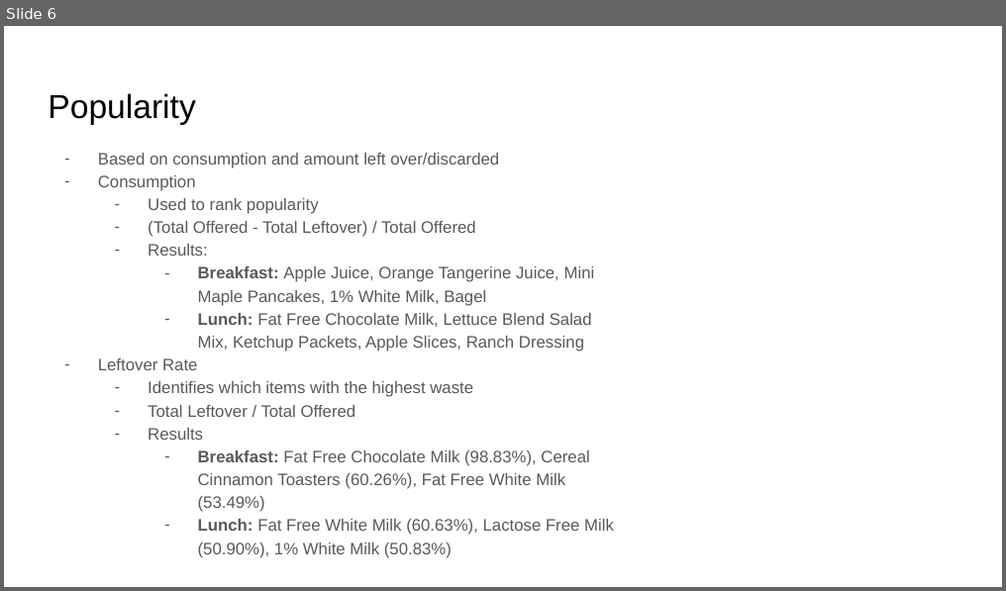
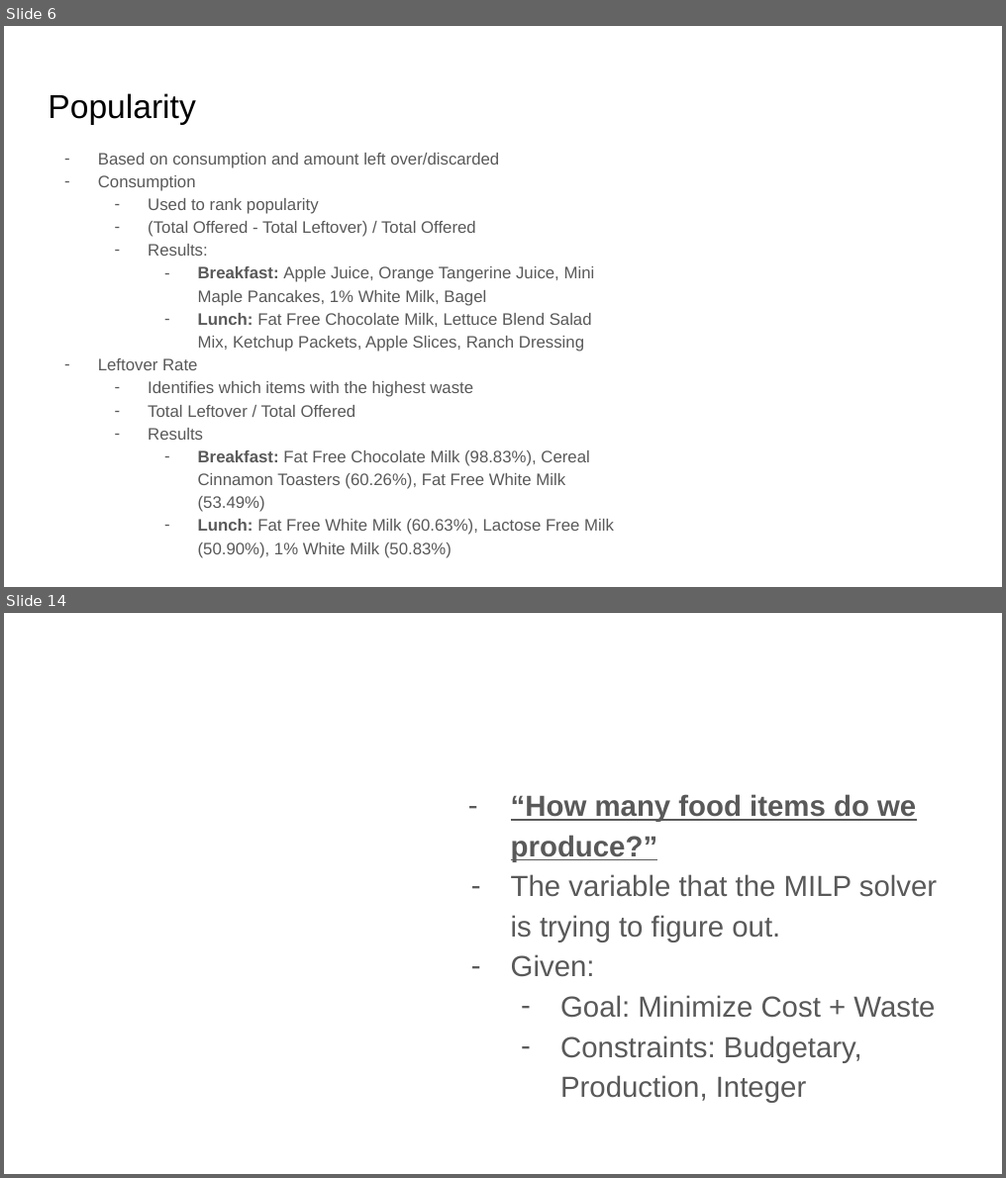
Before and after one commit to JupiK9/fall-2025-group2, a slide deck: presentation/Capstone Final Presentation.pptx. Shown one above the other, each under a label of ours: slide 6 before the commit, slides 6 and 14 after it; the slides between them are not shown. The pictures are 1006x591 and 1006x1178 pixels, drawn with LibreOffice and Linux fonts; fonts in the diff are those of the drawing; background and template pictures are left out. Boxes give left, top, right and bottom in pixels: in the first picture for what was removed or moved away, otherwise in the second. Text is boxed around its words. In the diff, an @@ line names an element or a change of style, - is before the commit and + after.

```diff
--- a/presentation/Capstone Final Presentation.pptx
+++ b/presentation/Capstone Final Presentation.pptx
@@ slide 14 added at (4, 613, 1002, 1174), background picture (left out) @@
@@ title added at (416, 613, 967, 731), 28.8 pt, text #FFFFFF, bold @@
+Optimization:
+Decision Variables
@@ text added at (511, 794, 937, 1103), 21 pt, text #595959 @@
+– “How many food items do we produce?”
+– The variable that the MILP solver is trying to figure out.
+– Given:
+  – Goal: Minimize Cost + Waste
+  – Constraints: Budgetary, Production, Integer
```
Also in this commit, not shown: 6 slides changed, 11 other slides added, 5 slides removed.
